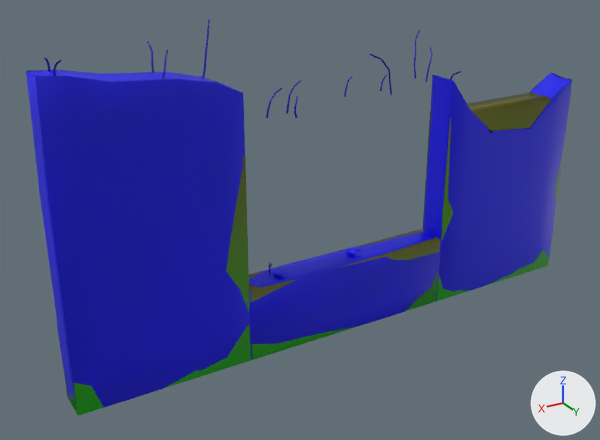
The glTF model assets/environments/kits/oruvel_underway/tower_bay_broken.glb as it was, and as the next commit left it.
One viewpoint serves both versions: a 50 mm lens placed at (4.49, 6.6, 4.65), pointed at (0.49, -0.07, 1.31). Every picture has the same lights, and +X, +Y and +Z are marked at lower right. The older version comes first. Vertices at exactly the same position are counted once.

In view in the first picture: 'tower_bay_broken', 'tower_bay_broken-lod1'.
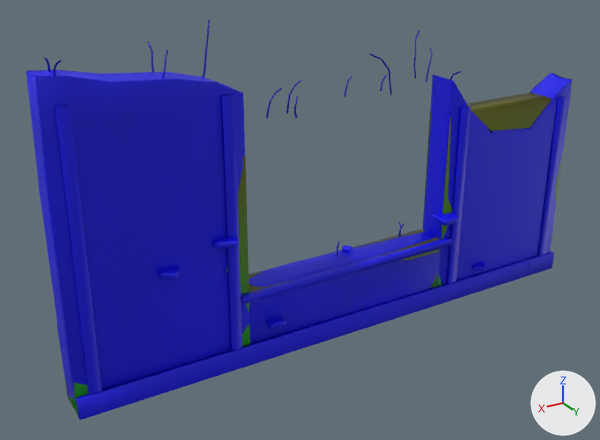
Location of each change, [x1, y1, x2, y2] in pixels of the pictures (600 x 440 px; the box of a moved part takes in the faces that stretch with it):
'tower_bay_broken', reshaped: before [26, 20, 572, 407]; after [26, 20, 572, 420]
part 1 of me_tower_bay_broken, added: after [76, 251, 554, 420]
part 2 of me_tower_bay_broken, added: after [537, 96, 566, 256]
part 3 of me_tower_bay_broken, added: after [446, 106, 471, 284]
part 4 of me_tower_bay_broken, added: after [221, 94, 243, 351]
part 5 of me_tower_bay_broken, added: after [54, 105, 102, 395]
part 6 of me_tower_bay_broken, added: after [241, 237, 453, 304]
part 7 of me_tower_bay_broken, moved or reshaped: before [346, 247, 361, 257]; after [472, 261, 486, 271]
part 8 of me_tower_bay_broken, moved or reshaped: before [274, 269, 288, 279]; after [528, 263, 533, 266]
part 9 of me_tower_bay_broken, added: after [342, 245, 353, 253]
part 10 of me_tower_bay_broken, added: after [266, 317, 286, 329]
part 11 of me_tower_bay_broken, added: after [432, 213, 459, 226]
part 12 of me_tower_bay_broken, added: after [212, 236, 238, 249]
part 13 of me_tower_bay_broken, added: after [158, 266, 181, 279]

Patch to the scene script:
```diff
--- a/assets/environments/kits/oruvel_underway/tower_bay_broken.glb.py
+++ b/assets/environments/kits/oruvel_underway/tower_bay_broken.glb.py
@@ mat_ou_sponge @@
+mat_ou_sponge = bpy.data.materials.new('ou_sponge')
+# nodes: BsdfPrincipled, Mix, OutputMaterial, VertexColor
+# colours: white #e7e7e7, mixed with the vertex colours
@@ me_tower_bay_broken @@
 # used by ob_tower_bay_broken; location = (0.0, 0.0, 0.0)
-me_tower_bay_broken.from_pydata(...)  # 877 vertices, 1594 faces; spans x -3.01..3.01, y -0.26..0.21, z -0.01..3.38
+me_tower_bay_broken.from_pydata(...)  # 1252 vertices, 2276 faces; spans x -3.01..3.01, y -0.26..0.33, z -0.01..3.38
+# me_tower_bay_broken part 1: a new loose piece, a box spanning x -2.995..2.995, y 0.175..0.235, z 0.005..0.215, in mat_ou_concrete
+# me_tower_bay_broken part 2: a new loose piece, a box spanning x -2.876..-2.764, y 0.174..0.216, z 0.224..2.205, in mat_ou_concrete
+# me_tower_bay_broken part 3: a new loose piece, a box spanning x -1.436..-1.324, y 0.174..0.216, z 0.224..2.291, in mat_ou_concrete
+# me_tower_bay_broken part 4: a new loose piece, a box spanning x 1.324..1.436, y 0.174..0.216, z 0.224..2.788, in mat_ou_concrete
+# me_tower_bay_broken part 5: a new loose piece, a box spanning x 2.764..2.876, y 0.174..0.216, z 0.224..2.896, in mat_ou_concrete
+# me_tower_bay_broken part 6: a new loose piece, a box spanning x -1.315..1.315, y 0.17..0.24, z 0.725..0.795, in mat_ou_concrete
+# me_tower_bay_broken part 7: the loose piece of 56 vertices spanning x -0.23..-0.07, y -0.09..0.06, z 0.77..0.87 is multiplied about its middle by the matrix ((1.118, -0.516, -0.035), (0.422, 1.208, -0.021), (-0.021, -0.003, 0.65)), then moved by (-1.64, 0.21, -0.49), in mat_ou_sponge
+# me_tower_bay_broken part 8: the loose piece of 56 vertices spanning x 0.71..0.85, y -0.03..0.12, z 0.77..0.86 is multiplied about its middle by the matrix ((-0.9, -0.142, -0.014), (0.15, -0.904, 0.01), (0.007, 0.0, 0.55)), then moved by (-3.38, 0.15, -0.66), in mat_ou_coral_rose
+# me_tower_bay_broken part 9: the loose piece of 56 vertices spanning x -0.23..-0.07, y -0.09..0.06, z 0.77..0.87 is copied, and the copy is turned -93.4 degrees about the z axis through its middle and scaled by 0.719, then moved by (0.01, -0.1, 0.0), in mat_ou_coral_teal; it spans x -0.19..-0.08, y -0.17..-0.06, z 0.79..0.85
+# me_tower_bay_broken part 10: a new loose piece of 56 vertices spanning x 0.85..1.04, y 0.11..0.29, z 0.37..0.44, in mat_ou_sponge
+# me_tower_bay_broken part 11: a new loose piece of 56 vertices spanning x -1.35..-1.11, y 0.08..0.31, z 1.01..1.1, in mat_ou_sponge
+# me_tower_bay_broken part 12: a new loose piece of 56 vertices spanning x 1.33..1.59, y 0.07..0.33, z 1.36..1.46, in mat_ou_coral_rose
+# me_tower_bay_broken part 13: a new loose piece of 56 vertices spanning x 1.9..2.14, y 0.07..0.32, z 1.2..1.29, in mat_ou_coral_teal
+# other edits to the shape of me_tower_bay_broken do not show in these pictures
 me_tower_bay_broken.materials.append(mat_ou_concrete)
@@ me_tower_bay_broken @@
 me_tower_bay_broken.materials.append(mat_ou_coral_bone)
+me_tower_bay_broken.materials.append(mat_ou_sponge)
```
